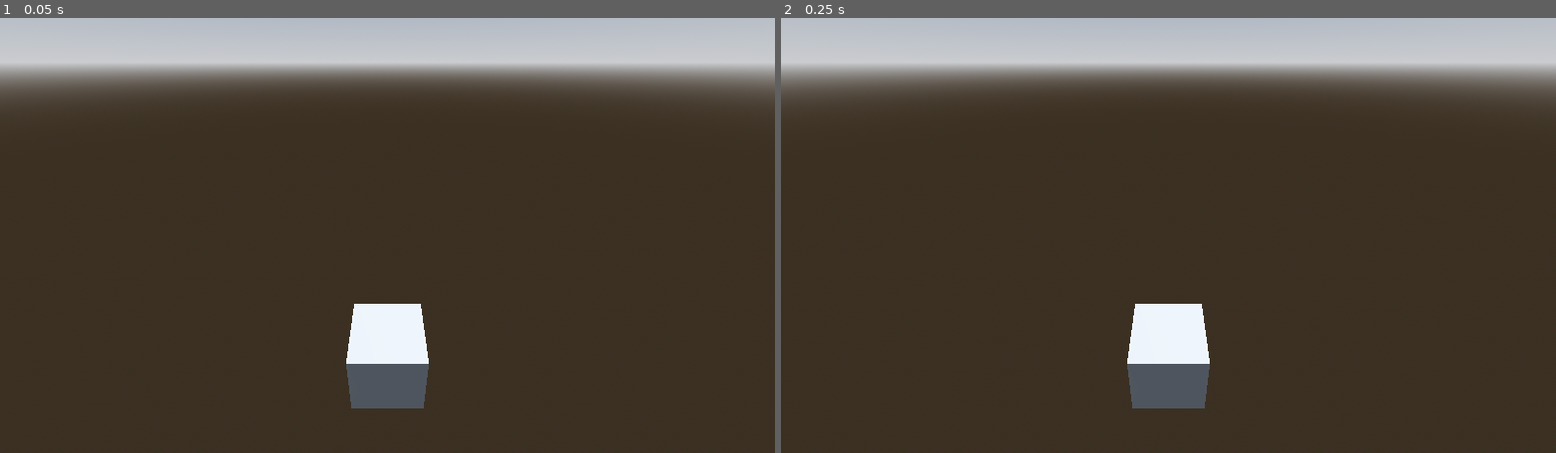
Above: before the commit, frames 1-2 (left to right).
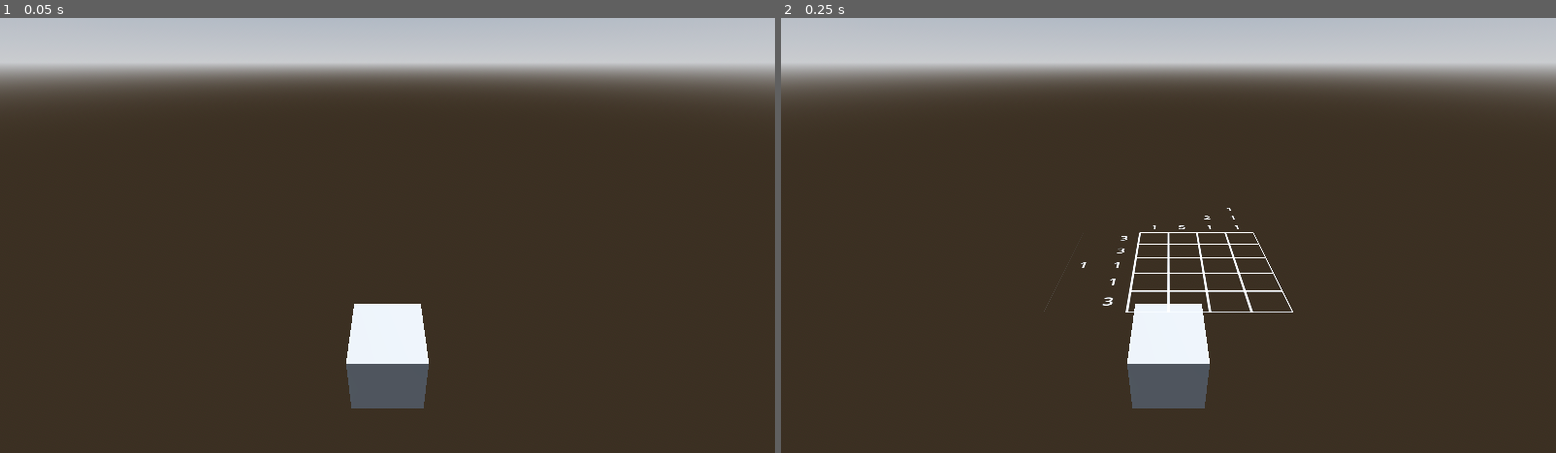
Above: after the commit, the same moments.

Repository: kennethbchen/Medical-Malpicross-Game
Game: Godot game, scene res://scenes/game3d.tscn
The game is run twice, just before and just after one commit, with the same random seed, the same clock (stepped at 60 frames per second) and the same inputs.
Inputs:
- Up to frame 1 (0.05 s): no input
- Up to frame 2 (0.25 s): no input

Frame 1 is identical in both runs. In frame 2, 0.6% of the frame differs, in the area x 33-67%, y 43-68%.

Commit message:
Started implementing puzzle mesh grid in 3d

Diff:
--- a/scenes/game3d.tscn
+++ b/scenes/game3d.tscn
@@ -19,6 +19,16 @@
 tonemap_mode = 2
 glow_enabled = true
 
+[sub_resource type="PlaneMesh" id="PlaneMesh_xrhyx"]
+
+[sub_resource type="ViewportTexture" id="ViewportTexture_ygxcr"]
+viewport_path = NodePath("PuzzleController/PuzzleViewport")
+
+[sub_resource type="StandardMaterial3D" id="StandardMaterial3D_xrhyx"]
+resource_local_to_scene = true
+transparency = 1
+albedo_texture = SubResource("ViewportTexture_ygxcr")
+
 [node name="Game3d" type="Node3D"]
 
 [node name="WorldEnvironment" type="WorldEnvironment" parent="."]
@@ -36,6 +46,7 @@
 
 [node name="PuzzleViewport" type="SubViewport" parent="PuzzleController"]
 disable_3d = true
+transparent_bg = true
 handle_input_locally = false
 size = Vector2i(96, 101)
 script = ExtResource("2_f1g4q")
@@ -61,6 +72,10 @@
 offset_right = 128.0
 offset_bottom = 96.0
 
+[node name="MeshInstance3D" type="MeshInstance3D" parent="PuzzleController"]
+mesh = SubResource("PlaneMesh_xrhyx")
+surface_material_override/0 = SubResource("StandardMaterial3D_xrhyx")
+
 [node name="CSGBox3D" type="CSGBox3D" parent="."]
 transform = Transform3D(1, 0, 0, 0, 1, 0, 0, 0, 1, 0, -1.8914, 0)
 
Not shown: 1 places in scenes/game3d.tscn that only renumber resources
